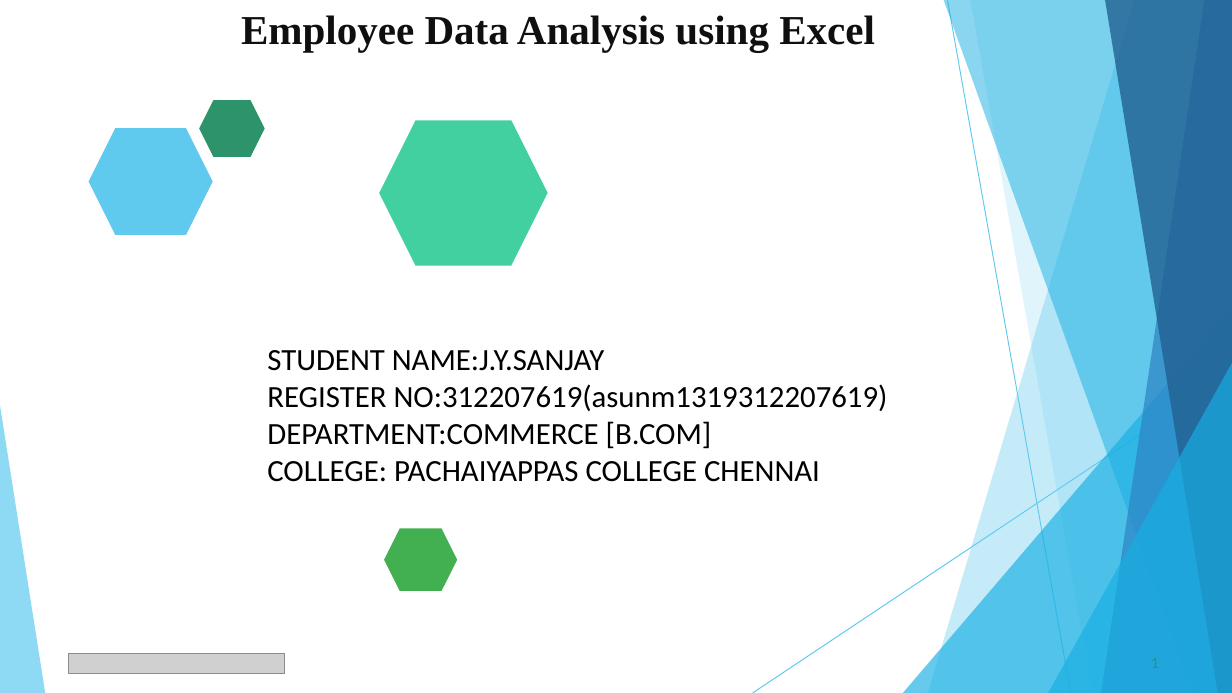
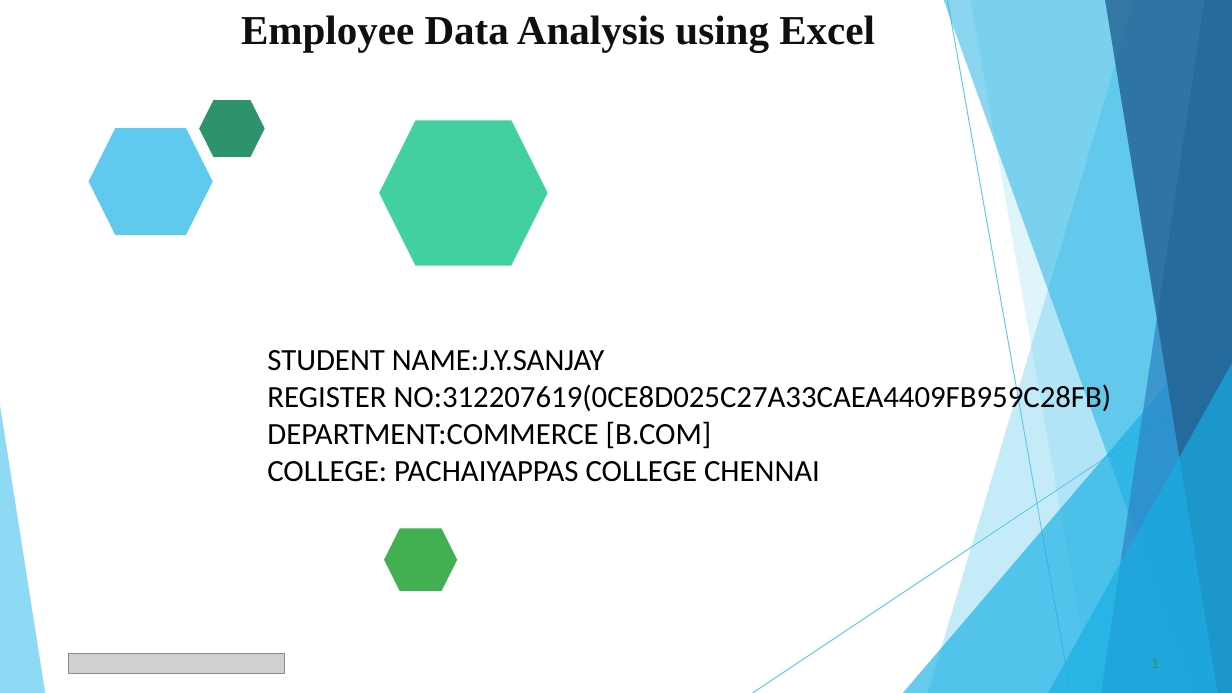
Before and after one commit to SANJAYYUVARAJJAGADEESAN/TNSDC-DATA-ANALYTICS, a slide deck: slide 1 of Employee_Data_Analysis_PPT.pptx. Drawn at 1232x693 pixels with LibreOffice and Linux fonts; fonts in the diff are those of the drawing; grey boxes stand for pictures. Boxes give left, top, right and bottom in pixels: in the first picture for what was removed or moved away, otherwise in the second. Text is boxed around its words. In the diff, an @@ line names an element or a change of style, - is before the commit and + after.

```diff
--- a/Employee_Data_Analysis_PPT.pptx
+++ b/Employee_Data_Analysis_PPT.pptx
@@ text at (267, 381, 1112, 415): text changed @@
-REGISTER NO:312207619(asunm1319312207619)
+REGISTER NO:312207619(0CE8D025C27A33CAEA4409FB959C28FB)
```
Also in this commit, not shown: 2 other slides changed.
